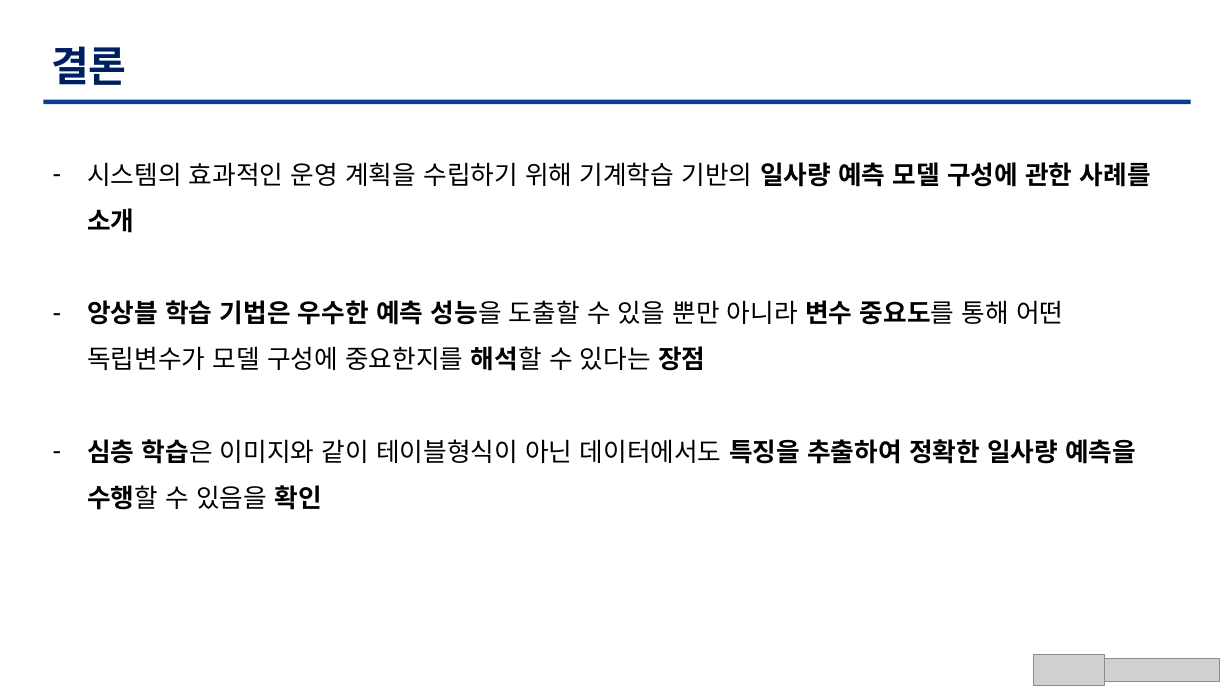
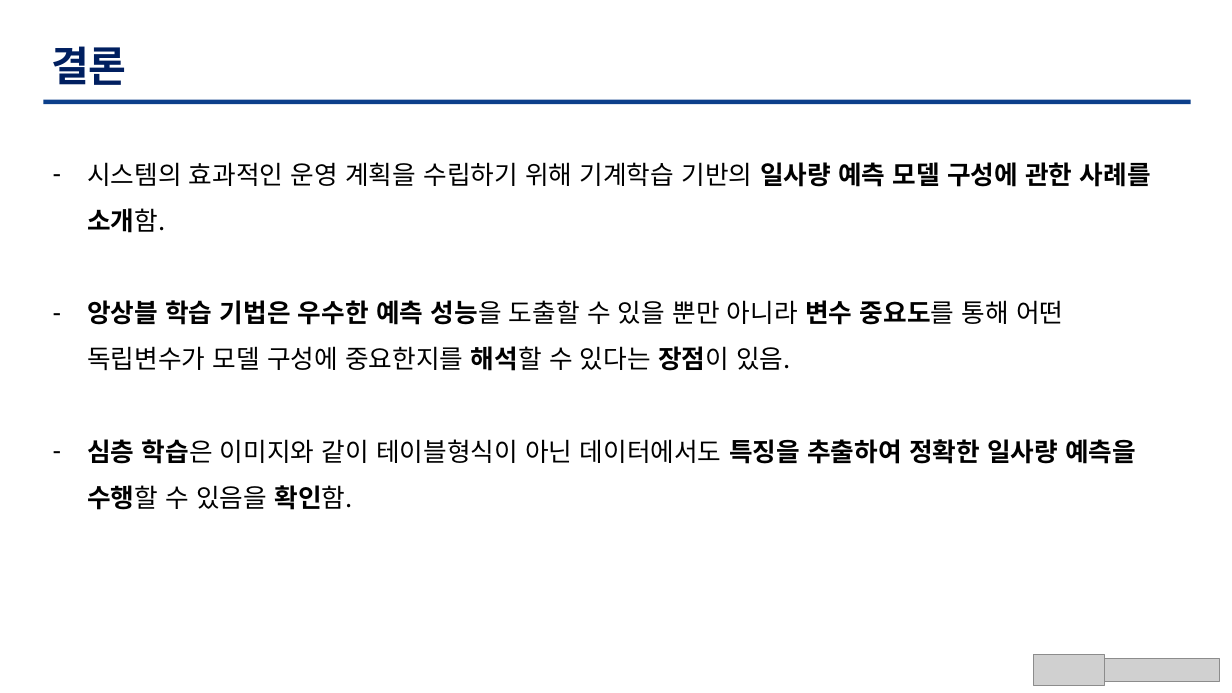
Before and after one commit to TaegyuHan/Solar_radiation_prediction_model, a slide deck: slide 14 of KICS_PT/[KICS] 동향 poster.pptx. Drawn at 1232x693 pixels with LibreOffice and Linux fonts; fonts in the diff are those of the drawing; grey boxes stand for pictures. Boxes give left, top, right and bottom in pixels: in the first picture for what was removed or moved away, otherwise in the second. Text is boxed around its words. In the diff, an @@ line names an element or a change of style, - is before the commit and + after.

```diff
--- a/KICS_PT/[KICS] 동향 poster.pptx
+++ b/KICS_PT/[KICS] 동향 poster.pptx
@@ text at bbox=[87, 162, 1151, 510]: text changed @@
-– 시스템의 효과적인 운영 계획을 수립하기 위해 기계학습 기반의 일사량 예측 모델 구성에 관한 사례를 소개
-– 앙상블 학습 기법은 우수한 예측 성능을 도출할 수 있을 뿐만 아니라 변수 중요도를 통해 어떤 독립변수가 모델 구성에 중요한지를 해석할 수 있다는 장점
-– 심층 학습은 이미지와 같이 테이블형식이 아닌 데이터에서도 특징을 추출하여 정확한 일사량 예측을 수행할 수 있음을 확인
+– 시스템의 효과적인 운영 계획을 수립하기 위해 기계학습 기반의 일사량 예측 모델 구성에 관한 사례를 소개함.
+– 앙상블 학습 기법은 우수한 예측 성능을 도출할 수 있을 뿐만 아니라 변수 중요도를 통해 어떤 독립변수가 모델 구성에 중요한지를 해석할 수 있다는 장점이 있음.
+– 심층 학습은 이미지와 같이 테이블형식이 아닌 데이터에서도 특징을 추출하여 정확한 일사량 예측을 수행할 수 있음을 확인함.
```
Also in this commit, not shown: 11 other slides changed, 1 slide removed.
